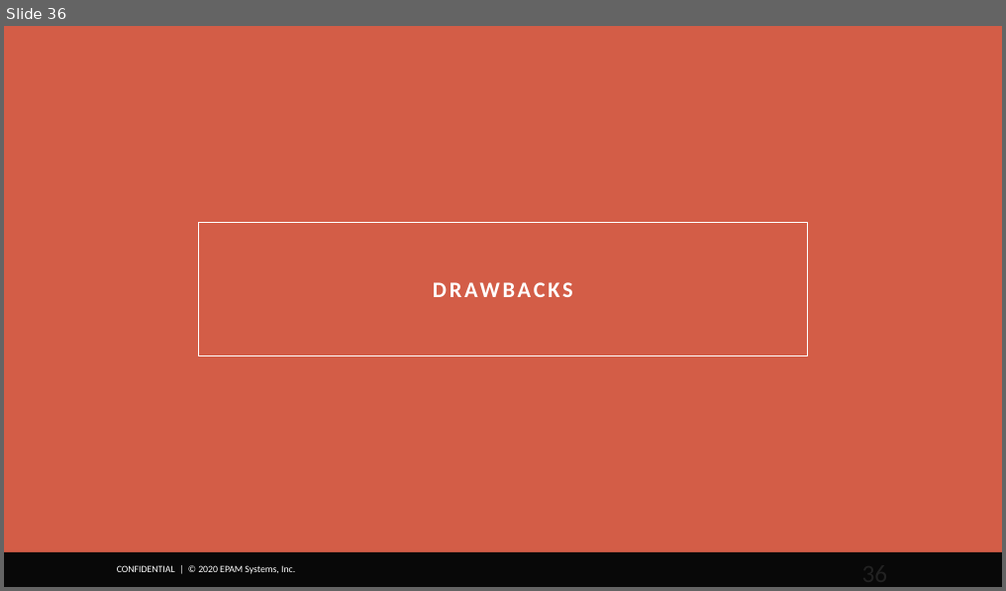
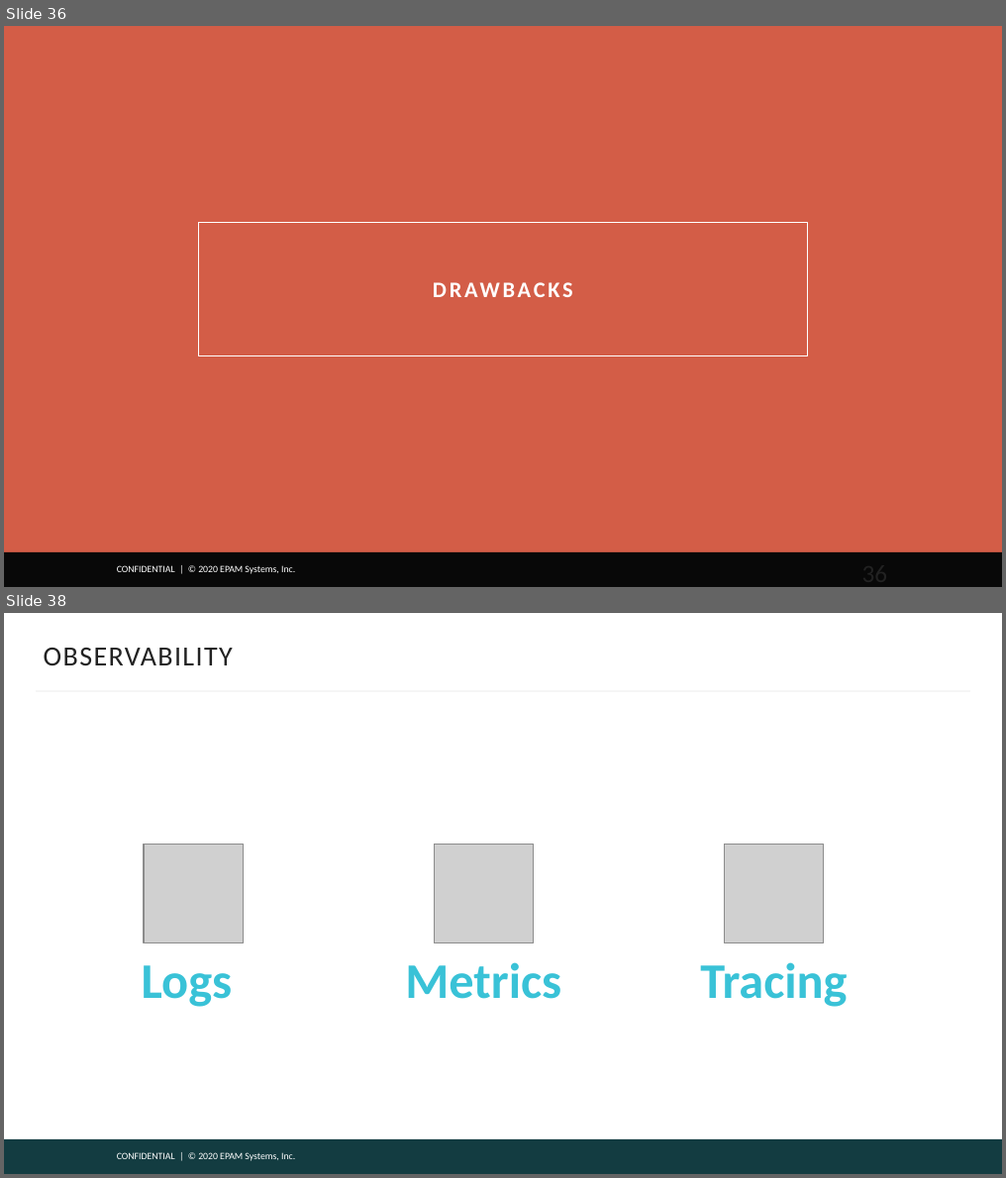
Before and after one commit to gitaroktato/introduction-to-microservices, a slide deck: lecture_2_monolith_vs_microservices.pptx. Shown one above the other, each under a label of ours: slide 36 before the commit, slides 36 and 38 after it; the slides between them are not shown. The pictures are 1006x591 and 1006x1178 pixels, drawn with LibreOffice and Linux fonts; fonts in the diff are those of the drawing; grey boxes stand for pictures; background and template pictures are left out. Boxes give left, top, right and bottom in pixels: in the first picture for what was removed or moved away, otherwise in the second. Text is boxed around its words. In the diff, an @@ line names an element or a change of style, - is before the commit and + after.

```diff
--- a/lecture_2_monolith_vs_microservices.pptx
+++ b/lecture_2_monolith_vs_microservices.pptx
@@ slide 38 added at box(4, 613, 1002, 1174), background #FFFFFF; not listed: 1 template element that a slide beside it also shows @@
@@ title added at box(44, 648, 233, 665), 20 pt, text #222222 @@
+OBSERVABILITY
@@ line added from (36, 691) to (970, 691), #F5F5F5 1.5 pt @@
@@ picture added at box(144, 844, 244, 944) @@
@@ picture added at box(434, 844, 534, 944) @@
@@ picture added at box(724, 844, 824, 944) @@
@@ text added at box(142, 965, 233, 1007), 36 pt, text #39C2D7, bold @@
+Logs
@@ text added at box(405, 962, 561, 999), 36 pt, text #39C2D7, bold @@
+Metrics
@@ text added at box(700, 962, 846, 1007), 36 pt, text #39C2D7, bold @@
+Tracing
@@ rectangle added at box(4, 1140, 1002, 1174), fill #133C41 @@
```
Also in this commit, not shown: 8 other slides added.
